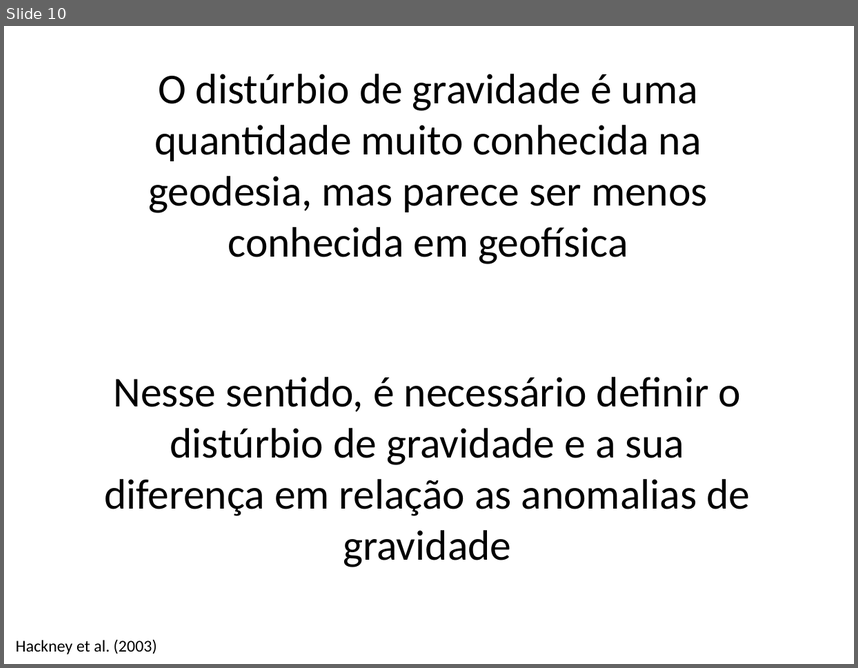
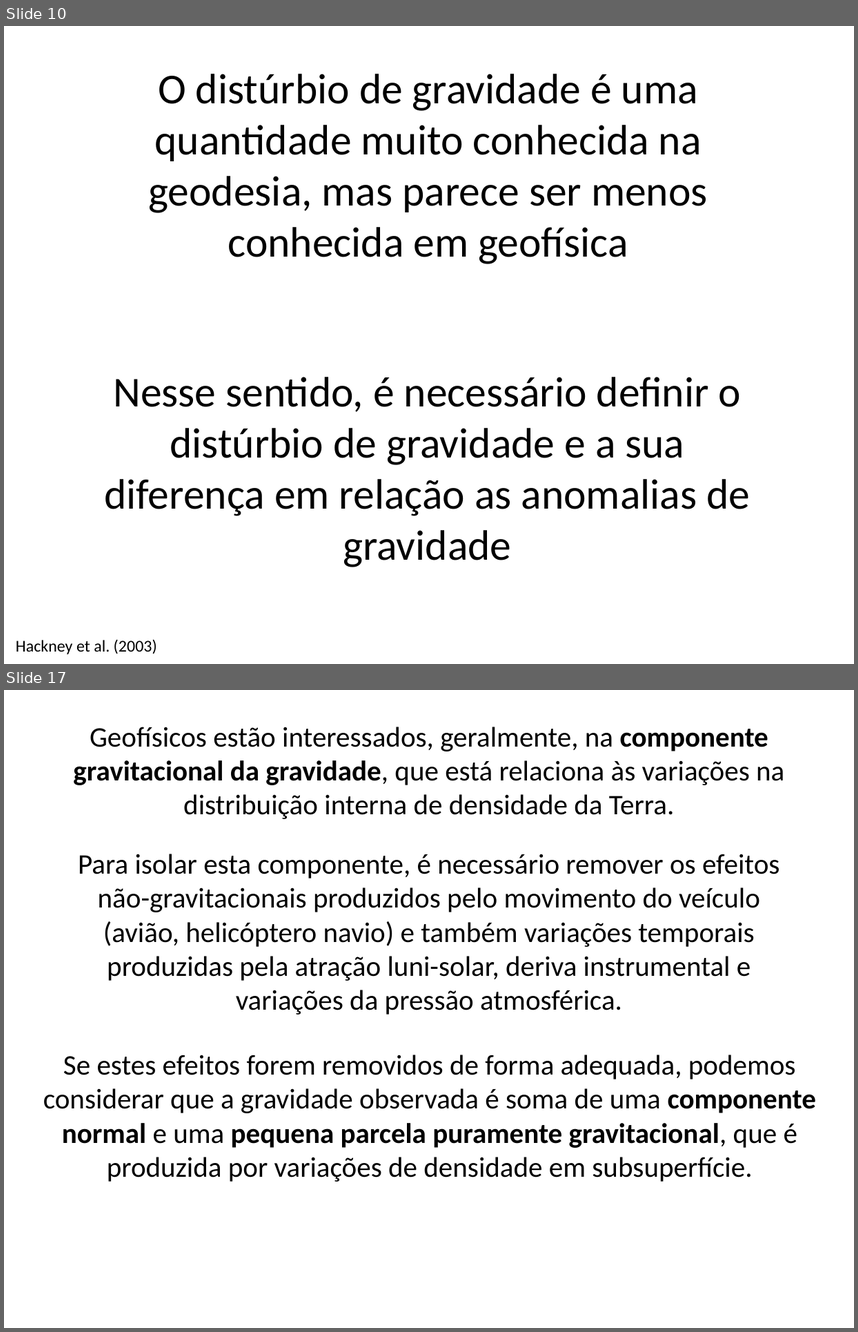
Before and after one commit to pinga-lab/CE-VII-SimBGf-2016, a slide deck: slides/5_disturbio_gravidade.pptx. Shown one above the other, each under a label of ours: slide 10 before the commit, slides 10 and 17 after it; the slides between them are not shown. The pictures are 858x668 and 858x1332 pixels, drawn with LibreOffice and Linux fonts; fonts in the diff are those of the drawing. Boxes give left, top, right and bottom in pixels: in the first picture for what was removed or moved away, otherwise in the second. Text is boxed around its words. In the diff, an @@ line names an element or a change of style, - is before the commit and + after.

Commit message:
potencial de gravidade

```diff
--- a/slides/5_disturbio_gravidade.pptx
+++ b/slides/5_disturbio_gravidade.pptx
@@ slide 17 added at (4,690,854,1328), background #FFFFFF @@
@@ text added at (73,727,784,819), 24 pt, text #000000 @@
+Geofísicos estão interessados, geralmente, na componente gravitacional da gravidade, que está relaciona às variações na distribuição interna de densidade da Terra.
@@ text added at (78,854,780,1014), 24 pt, text #000000 @@
+Para isolar esta componente, é necessário remover os efeitos não-gravitacionais produzidos pelo movimento do veículo (avião, helicóptero navio) e também variações temporais produzidas pela atração luni-solar, deriva instrumental e variações da pressão atmosférica.
@@ text added at (43,1054,816,1181), 24 pt, text #000000 @@
+Se estes efeitos forem removidos de forma adequada, podemos considerar que a gravidade observada é soma de uma componente normal e uma pequena parcela puramente gravitacional, que é produzida por variações de densidade em subsuperfície.
```
Also in this commit, not shown: 5 slides changed, 23 other slides added, 1 slide removed.
